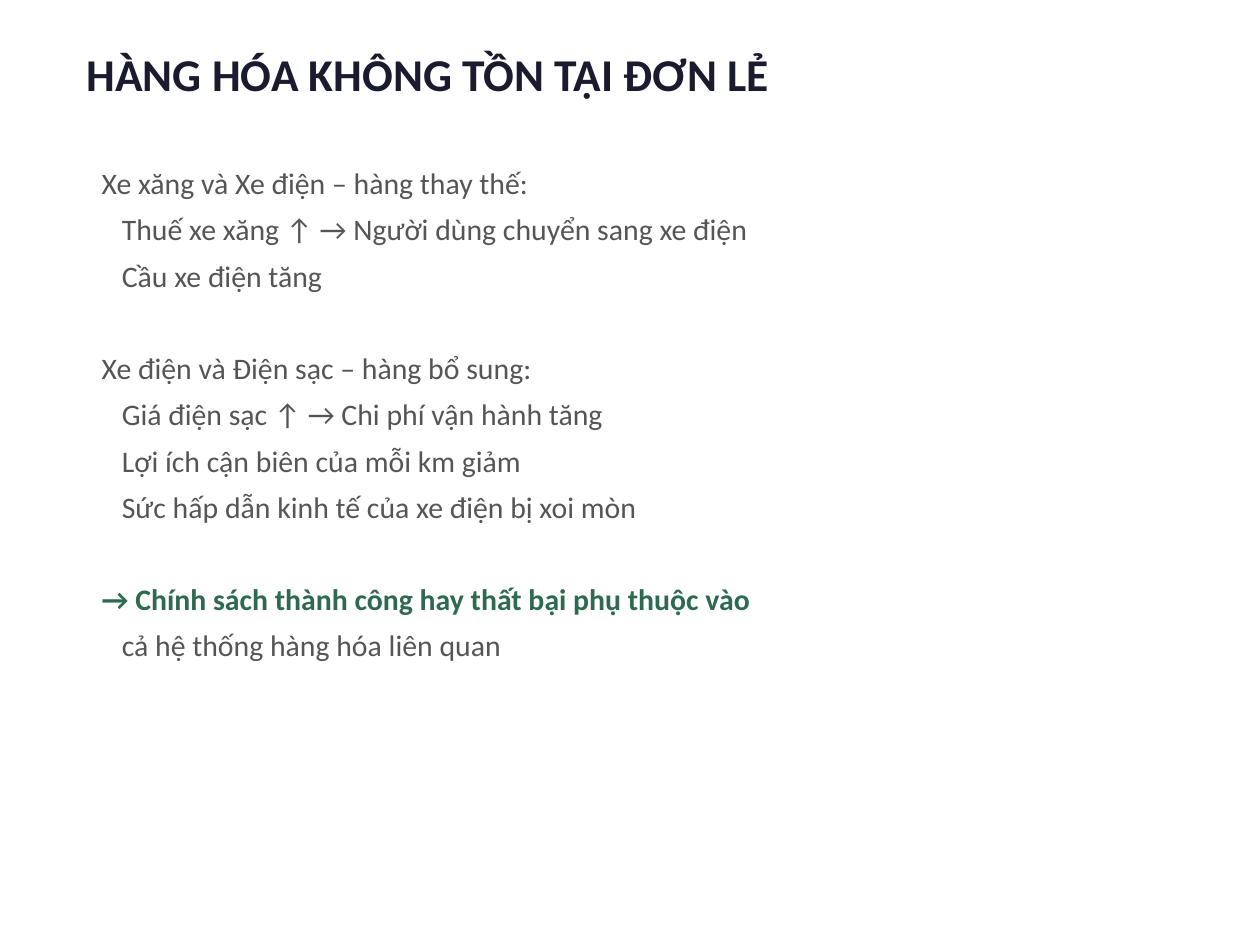
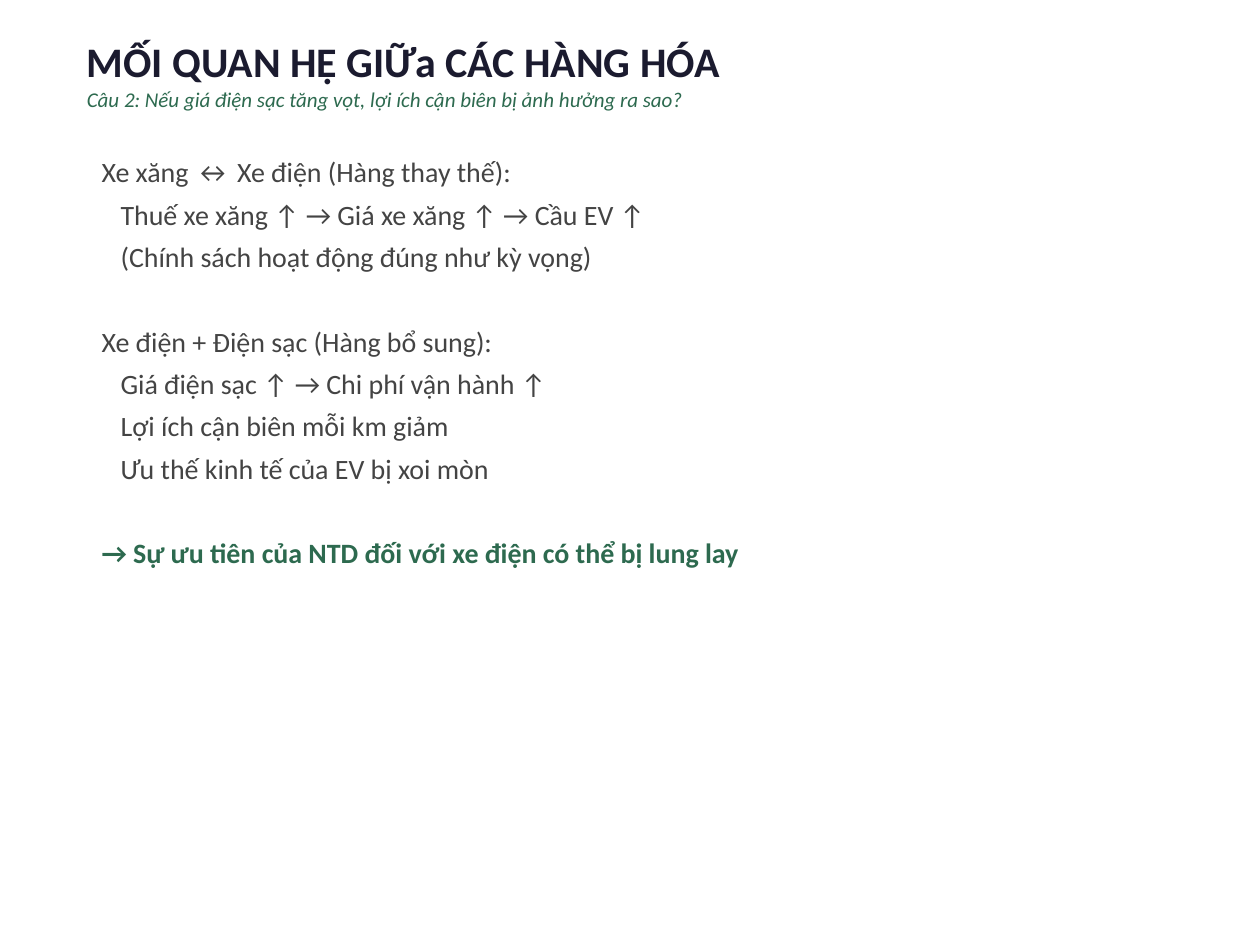
Before and after one commit to nhandanhhuynh/MBA-Knowledge-Vault, a slide deck: slide 8 of 01_Courses/01_Active/00_BSKT/00_Kinh Te Vi Mo/07_AI-Workspace/Outputs/Xe-dien-Alpha-Trinh-bay.pptx. Drawn at 1260x945 pixels with LibreOffice and Linux fonts; fonts in the diff are those of the drawing. Boxes give left, top, right and bottom in pixels: in the first picture for what was removed or moved away, otherwise in the second. Text is boxed around its words. In the diff, an @@ line names an element or a change of style, - is before the commit and + after.

```diff
--- a/01_Courses/01_Active/00_BSKT/00_Kinh Te Vi Mo/07_AI-Workspace/Outputs/Xe-dien-Alpha-Trinh-bay.pptx
+++ b/01_Courses/01_Active/00_BSKT/00_Kinh Te Vi Mo/07_AI-Workspace/Outputs/Xe-dien-Alpha-Trinh-bay.pptx
@@ text at [87,43,720,111]: text changed; size 26 to 12 pt; text colour #1B1B2F to #2D6A4F; bold off; italic on @@
-HÀNG HÓA KHÔNG TỒN TẠI ĐƠN LẺ
+MỐI QUAN HỆ GIỮa CÁC HÀNG HÓA
+Câu 2: Nếu giá điện sạc tăng vọt, lợi ích cận biên bị ảnh hưởng ra sao?
@@ text at [102,161,738,568]: text changed; size 17 to 16 pt; text colour #555555 to #444444 @@
-Xe xăng và Xe điện – hàng thay thế:
-Thuế xe xăng ↑ → Người dùng chuyển sang xe điện
-Cầu xe điện tăng
-Xe điện và Điện sạc – hàng bổ sung:
-Giá điện sạc ↑ → Chi phí vận hành tăng
-Lợi ích cận biên của mỗi km giảm
-Sức hấp dẫn kinh tế của xe điện bị xoi mòn
-→ Chính sách thành công hay thất bại phụ thuộc vào
-cả hệ thống hàng hóa liên quan
+Xe xăng ↔ Xe điện (Hàng thay thế):
+Thuế xe xăng ↑ → Giá xe xăng ↑ → Cầu EV ↑
+(Chính sách hoạt động đúng như kỳ vọng)
+Xe điện + Điện sạc (Hàng bổ sung):
+Giá điện sạc ↑ → Chi phí vận hành ↑
+Lợi ích cận biên mỗi km giảm
+Ưu thế kinh tế của EV bị xoi mòn
+→ Sự ưu tiên của NTD đối với xe điện có thể bị lung lay
```
Also in this commit, not shown: 10 other slides changed, 7 slides added, 7 slides removed, 12 other files.
